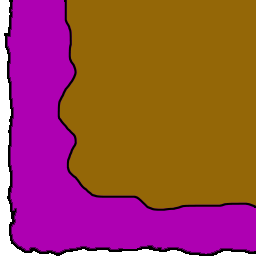
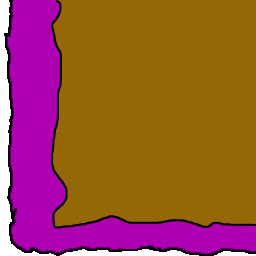
Revision of a layered 256 x 256 image; what changed, layer by layer:
renamed "2" to "Layer 1", hid it, painted on it over [50, 0, 256, 229]
hid "NUR Middle" over [50, 0, 256, 229]
added layer "NUR Middle-New" above "NUR" over [50, 0, 256, 229]
